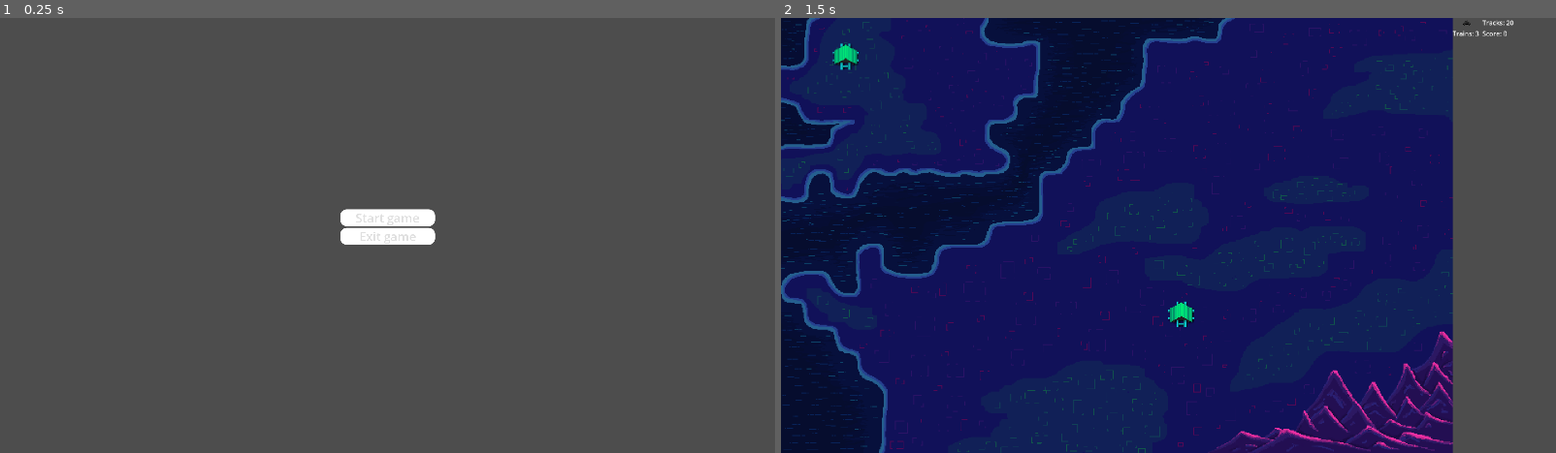
Above: before the commit, frames 1-2 (left to right).
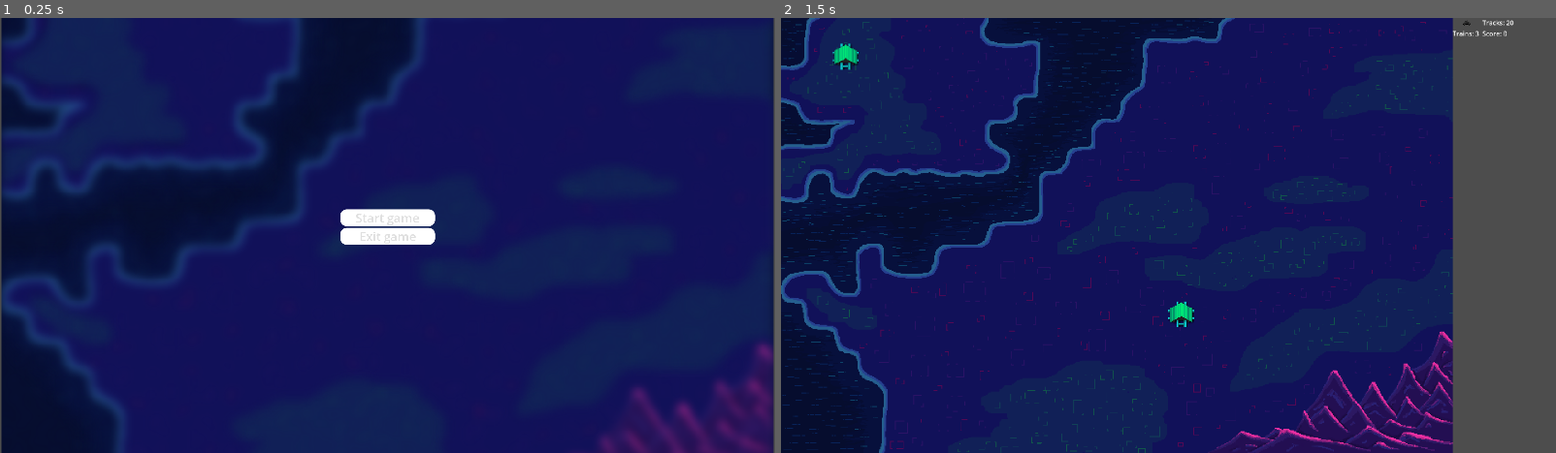
Above: after the commit, the same moments.

Repository: adrians127/euro-train
Game: Godot game, scene res://scenes/Mainmenu.tscn
The game is run twice, just before and just after one commit, with the same random seed, the same clock (stepped at 60 frames per second) and the same inputs.
Inputs (mouse positions are in pixels of both pictures, inside the frame that each line leads up to):
- Up to frame 1 (0.25 s): no input
- Up to frame 2 (1.5 s): click "Start game" at 0.5 s; tap Enter at 1.25 s; move the mouse to (843, 57) at 1.27 s; click (843, 57) at 1.42 s

The runs differ from the first frame. In frame 1, 99% of the frame differs, in the area x 0-100%, y 0-100%; in frame 2, nothing differs.

Commit message:
Add blur background to main menu

Diff:
--- a/project.godot
+++ b/project.godot
@@ -24,7 +24,6 @@
 
 window/size/viewport_width=1920
 window/size/viewport_height=1080
-window/size/mode=3
 window/size/resizable=false
 window/stretch/scale_mode="integer"
 
--- a/scenes/Mainmenu.tscn
+++ b/scenes/Mainmenu.tscn
@@ -1,6 +1,7 @@
-[gd_scene load_steps=3 format=3 uid="uid://c0ix3ngwekma2"]
+[gd_scene load_steps=4 format=3 uid="uid://c0ix3ngwekma2"]
 
 [ext_resource type="Script" uid="uid://2rm5aget2c4b" path="res://scripts/mainmenu.gd" id="1_gmv32"]
+[ext_resource type="Texture2D" uid="uid://c4sjq7nwjm3r5" path="res://assets/background-europe-blur.png" id="2_n47lj"]
 
 [sub_resource type="StyleBoxFlat" id="StyleBoxFlat_fk6kl"]
 bg_color = Color(1, 1, 1, 1)
@@ -46,5 +47,10 @@
 
 [node name="Camera2D" type="Camera2D" parent="."]
 
+[node name="Sprite2D" type="Sprite2D" parent="."]
+show_behind_parent = true
+scale = Vector2(2.3, 2.3)
+texture = ExtResource("2_n47lj")
+
 [connection signal="pressed" from="VBoxContainer/Button" to="." method="_on_start_pressed"]
 [connection signal="pressed" from="VBoxContainer/Button2" to="." method="_on_exit_pressed"]
